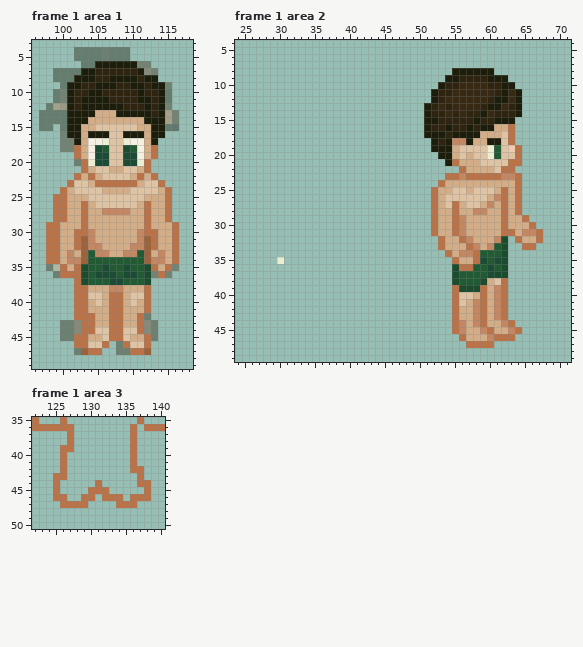
One commit to this pixel-art file: Assets/character/Main Character/Character_front.aseprite. The picture above was drawn from the file before the commit.
240x288 pixels, 7 frames. Colours within 5 levels of each other are drawn and written as one. Shown: frame 1 area 1: x 96..118, y 3..49; frame 1 area 2: x 24..71, y 4..49; frame 1 area 3: x 122..140, y 35..50. The commit also changed other frames or places, which this record leaves out.
The result:
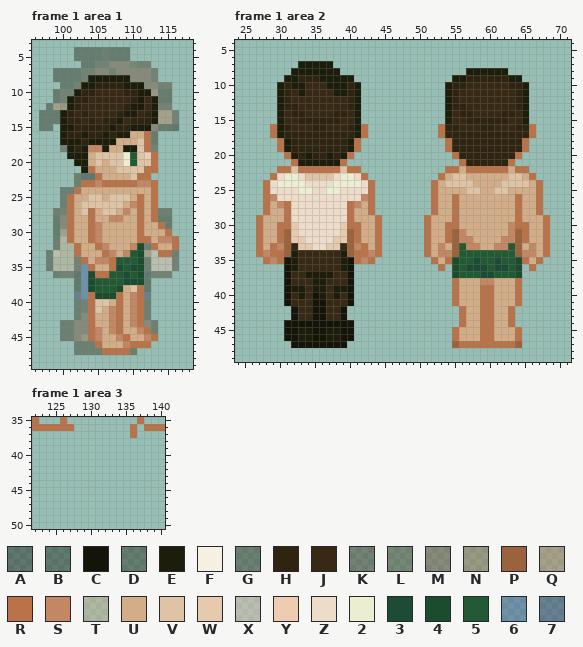
Palette (. is transparent): A #0f0d0667  B #14150867  C #141508  D #1c1d0a67  E #1c1d0a  F #f6f0e3  G #2e241067  H #2e2410  J #372913  K #3c2b1667  L #43381867  M #6c3e2867  N #9b633b67  P #9b633b  Q #ba734967  R #ba7349  S #c48764  T #d2ad8767  U #d2ad87  V #dec4a5  W #e5caae  X #ebc1ac67  Y #edccb1  Z #eedcca  2 #eceed2  3 #1c4b36  4 #1c4c2e  5 #215a33  6 #37519367  7 #23285d67
Author's note on the commit: character kann jetzt nach hinten laufen
The exact change:
Changed rows in their new state; - is an unchanged pixel.
Frame 1 area 1, layer "Layer 5":
first column x 98:
 6 -------KKMMML------
 7 -----KKMMKMMMM-----
 8 ----DK-EE---MMMK---
 9 ---DKEEHHH-E--MMK--
10 ---KE-HJJJJ---END--
11 -----HJJJJJJ--JED--
12 -----JJJJJJ-EEJEK--
13 --EHJHJJJJH--JHEQ--
14 --EHHJHJHHEJHHH-Q--
15 --E-HHHHHEHHEEEMD--
16 --EHHEHH-HE-UURD.--
17 --EE-HEEEEUUUVRD---
18 ---EHESSEUUEEVRK---
19 ---EEEUVV--25VY----
20 ----EEUVU--25VVR---
21 -----ERUU-V--V-R---
22 ----GAARUUUUV-R.---
23 ---.GRRS-----SSR.--
24 --GGRUUU----UUUR..-
25 -.GR----U---UR-R..-
26 -.GR-VV----USRUR..-
27 -GKR-VR-VVU--RURGG-
28 -DMR-UR--SS--RURDD-
29 .DMR-URS-----RU-RD.
30 .DQRUURS-----RUU-R.
31 .GTRUURS-----RRUSS-
32 .GTT-UURS----4G----
33 GXTTRUUURS--54QXRRG
34 GTTTKRUSSR---4GXXXK
35 --TTK6RUUR3534GXXX-
36 --KKA64RR5--54B-K--
37 ----B64--55344B----
38 ----B645554-VRB----
39 ----76R444--SR7----
40 ----GKR-VU--SRG----
41 ----GKRV-S--SRG----
42 ----GM---S--S------
43 -----M---S--S------
44 -----M-SUS-UUSR----
45 ----MNRSUUSR--SR---
46 ----GGGRUUUSRR-----
47 -----GGGRRRRG..----
Frame 1 area 2, layer "Layer 5":
first column x 27:
 7 ------EEEEE-------------------------------
 8 -----EEEEEEE----------------..----EE------
 9 ----EEHHHEEEEE-------------.-E---HHHEE----
10 ---EHEEJJJEEEHE-----------.E-H---JJJHHE---
11 ---EHJEJJJJEEHE----------..EH-----JJ-HE---
12 ---EHJJJJJJJJHE----------..EH----JJJ-HE---
13 ---EHHJJJJJJJHE---------...EHH--JJJ-JHE---
14 ---EJHHJJJJHHJE---------...EJH-JJ-J--JE---
15 ---EJJHHHHHHJJE---------...EJJ-H--HHJJE---
16 --REHJJJHHJJJHER--------..RH-JJJHHJJJHHR--
17 --REHHHHHHHHHHER--------..R-HHHHHHHHHHHR--
18 ---REHHHHHHHHER----------..RHHHHHHHHHHR---
19 ---REHHHHHHHHER----------..RHHHHHHHHHHR---
20 ----REHEHHEHER------------..RHHHHHHHH-----
21 -----REEEEEER--------------..RHHHHHH-.----
22 ---RRVRRRRRRVRR------------RRURRRRR-URR---
23 --RZ22ZVVVVZ22ZR----------RUVVUUUUUUVVUR--
24 -RZ2222ZZZZ2222ZR--------RUVVVV----VVVVUR-
25 -RZZZZ22ZZ22ZZZZR-----------UUV-UUVV-UUUR-
26 -RSZZZZZZZZZZZZSR----------URUUUU-UU--UUR-
27 -RUSRZZZZZZZZRSUR----------U--UU-U-U--UUR-
28 -RUURZZZZZZZZRUUR--------------UU--U--UUR-
29 RUUURZZZZZZZZRUUUR------RU---U-----U-RUUUR
30 RUURRWZZZZZZWRRUUR------RU-R-U-----USRRUUR
31 RUURPWZZZZZZWPRUUR------RU-RP------USPRUUR
32 RUURPWWZZZZWWPRUUR------RUURPS----USSPR-UR
33 RURSPJWWZZWWJPSRUR------RUS-P5S--USS5PUSUR
34 RSRRPEJJJJJJEPRRSR------RUSSP555---55PSSUR
35 -RSRCEJJJJJJECRSR--------RUR45535--554RUR-
36 ----CEJJJJJJEC------------R--533353354-R--
37 ----CJJEEEEJJC------------------3-5554----
38 ----CJJJEEJJJC--------------RUUUSSUUUR----
39 ----CEEJEEJEEC---------------UUU-RUUUR----
40 ----CJEJCEJEJC---------------UU--RUUUR----
41 ----CJJJCCJJJC---------------U-U-RUUUR----
42 -----CJJCCJJC---------------.R-U-RUUR-----
43 -----CJJCCJJC---------------.R-U-RUUR-----
44 ----CCCCCCCCCC--------------.R-U-R-U------
45 ----CCEECCEECC---------------U--R---U-----
46 ----CCEECCEECC--------------RU--RRUUUR----
47 -----CCCCCCCC---------------PR----RRRP----
Frame 1 area 3, layer "Layer 5":
first column x 125:
37 --.-----------
38 --.--------.--
39 -..--------.--
40 -.---------.--
41 -.---------.--
42 -.---------..-
43 ..----------.-
44 .-----.-----..
45 .----...-----.
46 ..--..-...-...
47 -....----...--
Changed places in both pictures, as pixel boxes (x1, y1, x2, y2):
changed: (46, 61, 179, 355)
changed: (256, 61, 382, 348)
changed: (424, 68, 550, 348)
erased: (53, 431, 151, 508)
